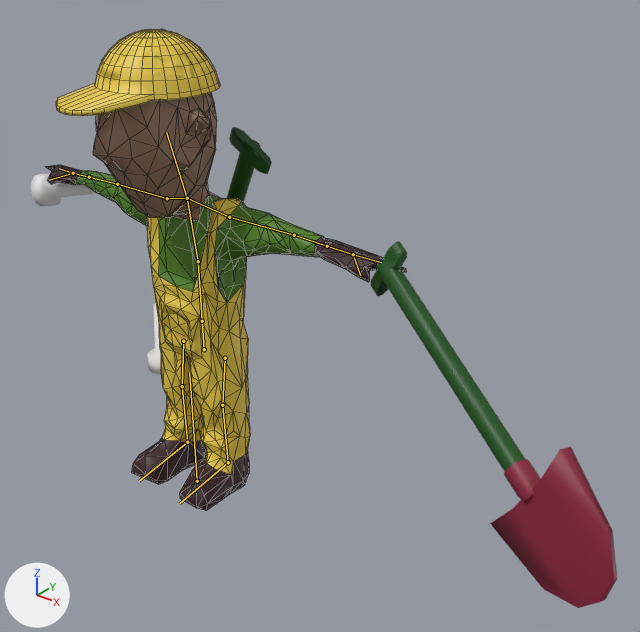
The FBX model Assets/Robgrave/Meshes/characters/robgrave_01.fbx: old version first, new version second.
The view is the same before and after, from a 50 mm lens placed at (4.42, -3.95, 4.31), pointed at (1.11, 0.19, 1.74). Every picture has the same lights, and +X, +Y and +Z are marked at lower left. The bones that bend it are drawn over the model as lines. Mesh edges are drawn as thin lines on the coarser meshes.

In view in the first picture: 'Cap', 'ShovelAtBack', 'ShovelInHand', 'flashlight_inhand', 'robgrave_sculp_lp'.
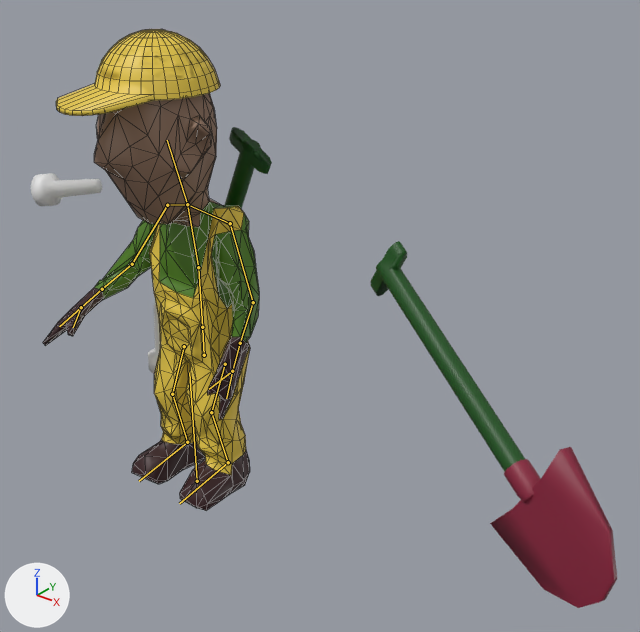
The newer file adds an action. The first version stands in its rest pose; the second is drawn at frame 1 of the action 'Caught'.

Boxes (x1, y1, x2, y2) around the edits, measured in the pictures (640 x 632 px):
'robgrave_sculp_lp', posed (40% narrower): before (45, 92, 406, 510); after (43, 93, 259, 510)
bone 'Root', root to tip: before (204, 349) to (202, 322); after (204, 355) to (202, 328)
bone 'UpperArm.l', root to tip: before (229, 217) to (294, 235); after (230, 223) to (253, 302)
bone 'LowerArm.l', root to tip: before (294, 235) to (327, 246); after (253, 302) to (240, 343)
bone 'UpperArm.r', root to tip: before (167, 198) to (117, 184); after (167, 205) to (132, 264)
bone 'LowerArm.r', root to tip: before (117, 184) to (89, 177); after (132, 264) to (102, 289)
bone 'UpperLeg.l', root to tip: before (225, 358) to (222, 405); after (225, 364) to (211, 412)
bone 'LowerLeg.l', root to tip: before (222, 405) to (228, 462); after (211, 412) to (228, 462)
bone 'UpperLeg.r', root to tip: before (183, 341) to (182, 386); after (184, 346) to (172, 394)
bone 'LowerLeg.r', root to tip: before (182, 386) to (187, 442); after (172, 394) to (187, 442)

The edits, one by one:
Bone 'Root' (bone_root) moves from (0.0, 0.0, 0.0) to (0.0, -0.048, 0.0).
Bone 'UpperArm.l' (bone_upperarm_l) turns from (0, 0, 0) to (4, 14, -65) degrees about its own x, y and z.
Bone 'LowerArm.l' (bone_lowerarm_l) turns from (0, 0, 0) to (25, -17, -23) degrees about its own x, y and z.
Bone 'UpperArm.r' (bone_upperarm_r) turns from (0, 0, 0) to (82, -72, -20) degrees about its own x, y and z.
Bone 'LowerArm.r' (bone_lowerarm_r) turns from (0, 0, 0) to (4, 49, -43) degrees about its own x, y and z.
Bone 'UpperLeg.l' (bone_upperleg_l) turns from (0, 0, 0) to (17, 0, -1) degrees about its own x, y and z.
Bone 'LowerLeg.l' (bone_lowerleg_l) turns from (0, 0, 0) to (-29, 0, 1) degrees about its own x, y and z.
Bone 'Foot.l' (bone_foot_l) turns from (0, 0, 0) to (12, -1, 0) degrees about its own x, y and z.
Bone 'UpperLeg.r' (bone_upperleg_r) turns from (0, 0, 0) to (17, 0, 1) degrees about its own x, y and z.
Bone 'LowerLeg.r' (bone_lowerleg_r) turns from (0, 0, 0) to (-29, 0, -1) degrees about its own x, y and z.
Bone 'Foot.r' (bone_foot_r) turns from (0, 0, 0) to (12, 1, 0) degrees about its own x, y and z.
